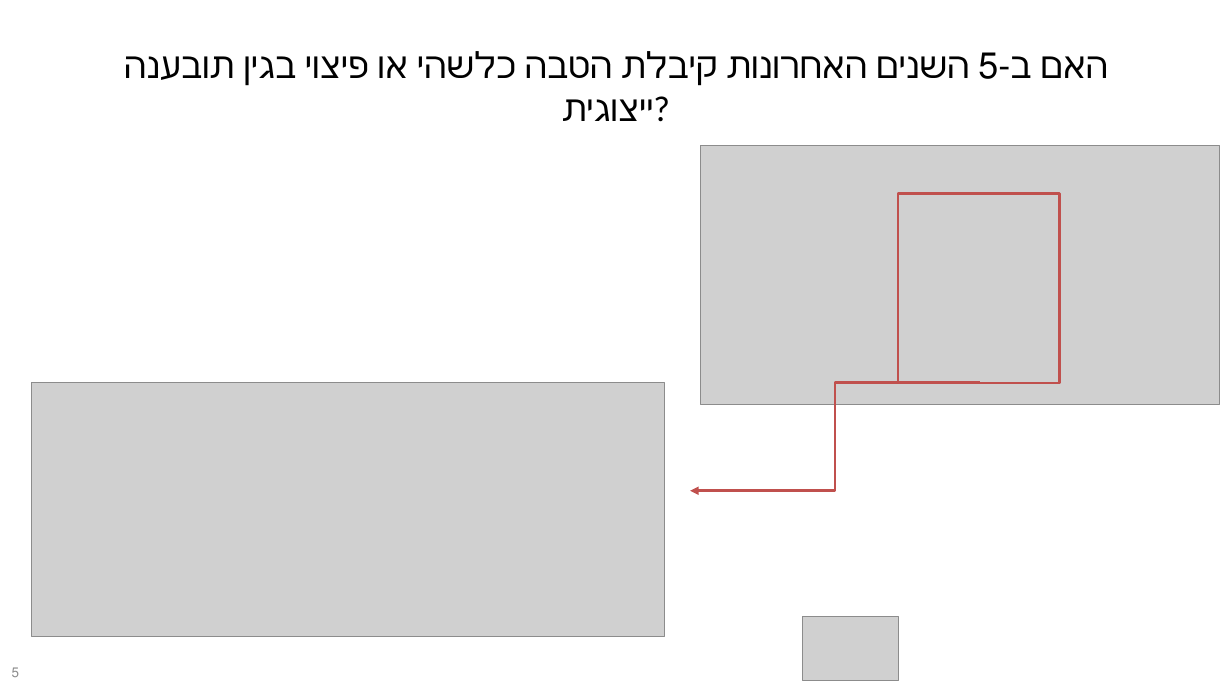
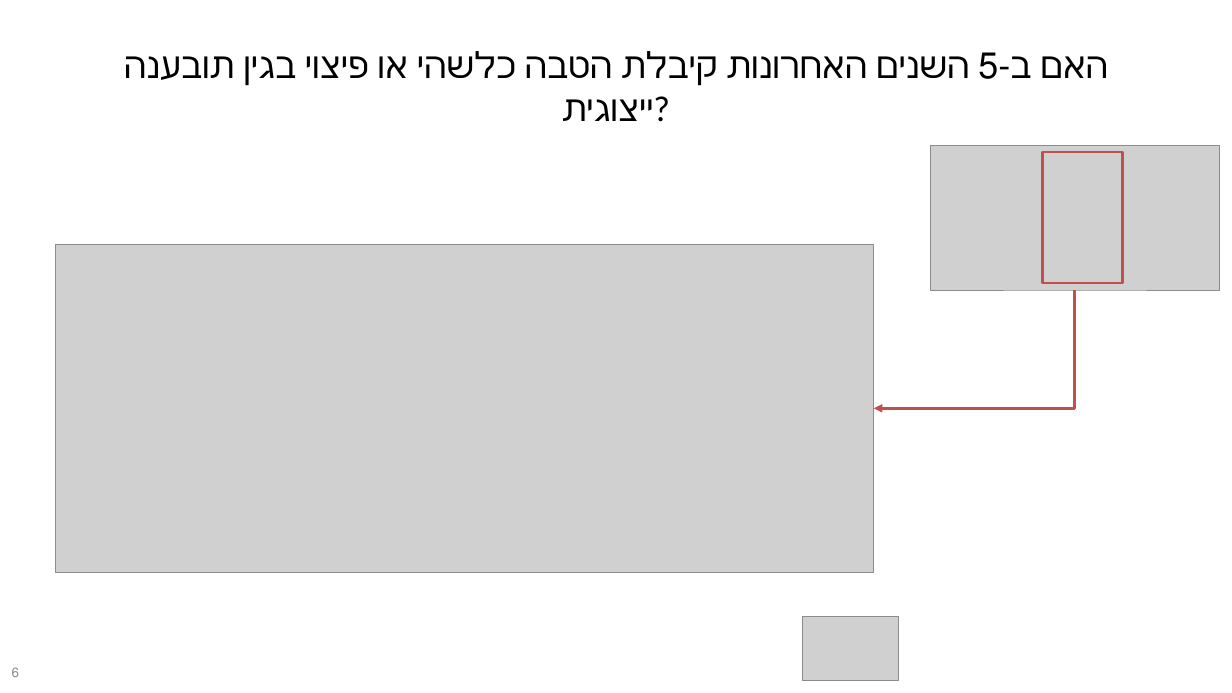
Before and after one commit to adisarid/class-action-IL-survey, a slide deck: slide 6 of presentation/2019-02-03 - Presentation for the 9th class action conference.pptx (slide 5 before the commit). Drawn at 1232x693 pixels with LibreOffice and Linux fonts; fonts in the diff are those of the drawing; grey boxes stand for pictures; background and template pictures are left out. Boxes give left, top, right and bottom in pixels: in the first picture for what was removed or moved away, otherwise in the second. Text is boxed around its words. In the diff, an @@ line names an element or a change of style, - is before the commit and + after.

```diff
--- a/presentation/2019-02-03 - Presentation for the 9th class action conference.pptx
+++ b/presentation/2019-02-03 - Presentation for the 9th class action conference.pptx
@@ picture resized from (x1=701, y1=145, x2=1220, y2=405) to (x1=931, y1=145, x2=1221, y2=290) @@
@@ rectangle resized from (x1=898, y1=194, x2=1060, y2=384) to (x1=1043, y1=152, x2=1123, y2=284) @@
@@ picture resized from (x1=31, y1=383, x2=665, y2=636) to (x1=55, y1=245, x2=874, y2=572) @@
@@ elbow arrow moved from (980, 383) - (690, 491) to (1075, 290) - (874, 409) @@
```
Also in this commit, not shown: 12 other slides changed, 2 slides added, 1 other file.
